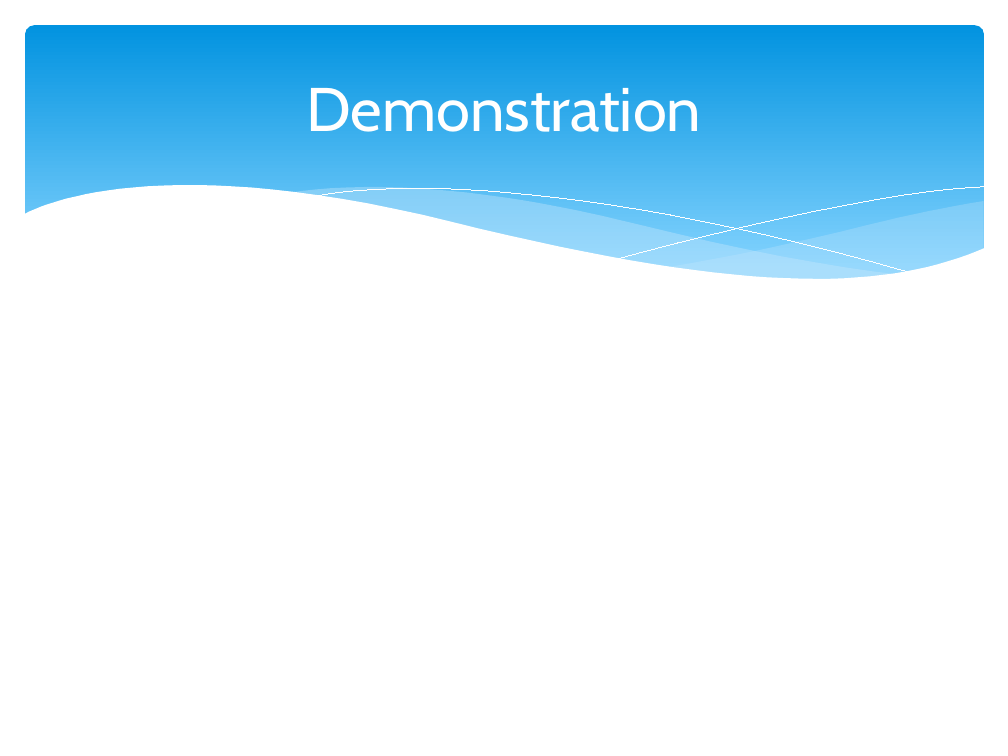
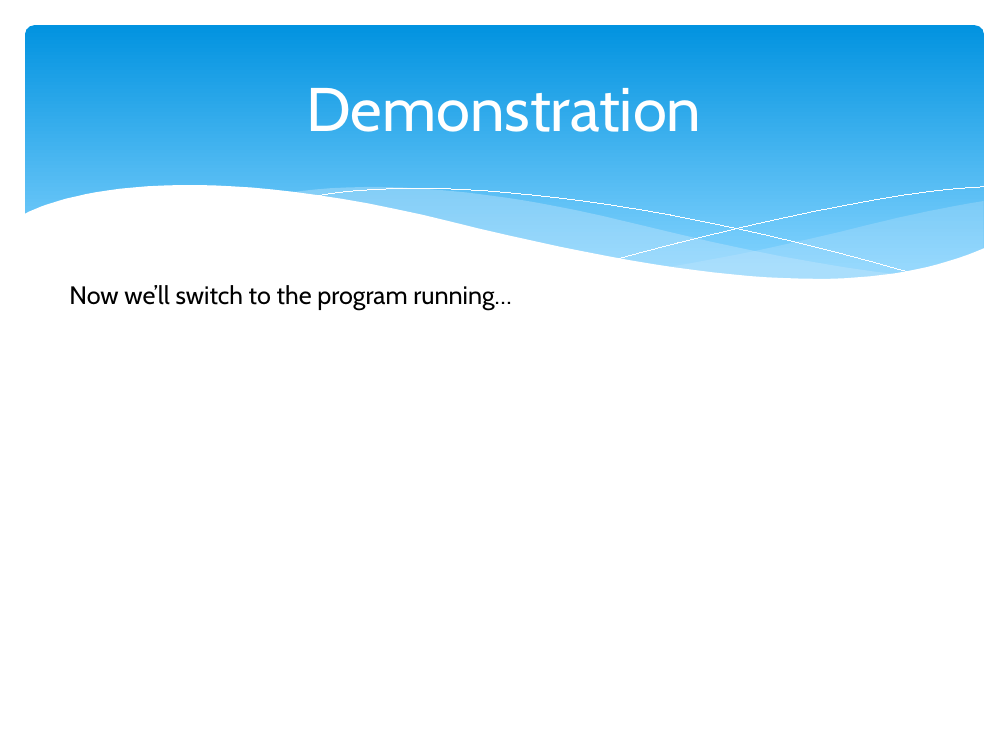
Before and after one commit to ssherar/uml2java, a slide deck: slide 3 of uml2javapresentation.pptx. Drawn at 1008x756 pixels with LibreOffice and Linux fonts; fonts in the diff are those of the drawing. Boxes give left, top, right and bottom in pixels: in the first picture for what was removed or moved away, otherwise in the second. Text is boxed around its words. In the diff, an @@ line names an element or a change of style, - is before the commit and + after.

Commit message:
Sam's almighty line

```diff
--- a/uml2javapresentation.pptx
+++ b/uml2javapresentation.pptx
@@ text added at (69,285,511,311), 18 pt, text #000000 @@
+Now we’ll switch to the program running…
```
